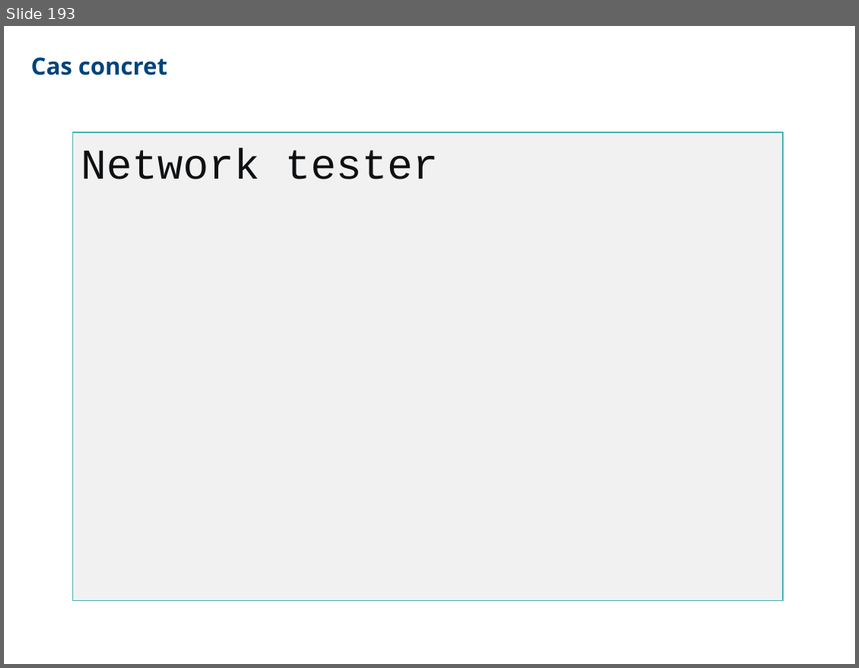
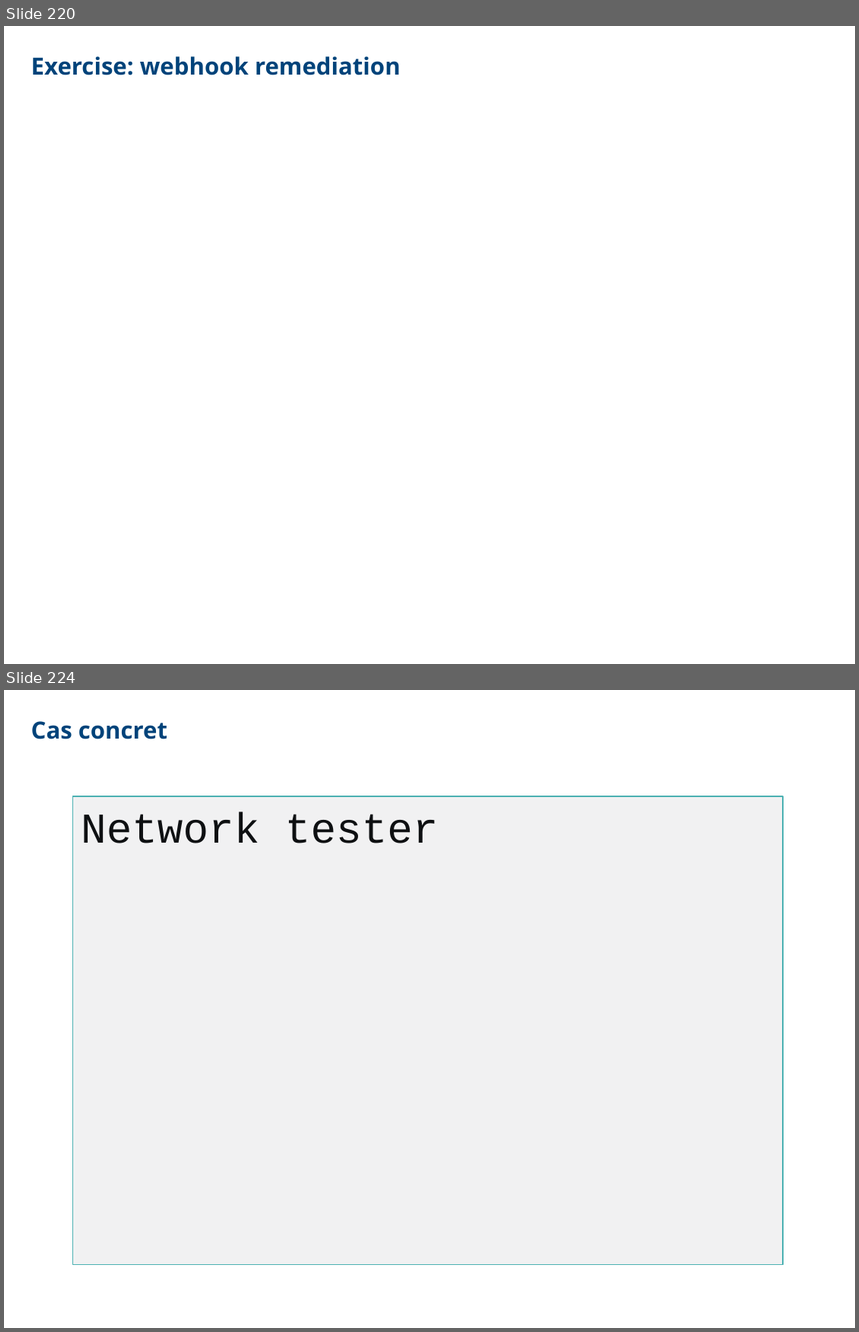
Before and after one commit to CCoupel/ansible-training, a slide deck: Ansible Training.pptx. Shown one above the other, each under a label of ours: slide 193 before the commit, slides 220 and 224 after it; the slides between them are not shown. The pictures are 859x668 and 859x1332 pixels, drawn with LibreOffice and Linux fonts; fonts in the diff are those of the drawing. Boxes give left, top, right and bottom in pixels: in the first picture for what was removed or moved away, otherwise in the second. Text is boxed around its words. In the diff, an @@ line names an element or a change of style, - is before the commit and + after.

```diff
--- a/Ansible Training.pptx
+++ b/Ansible Training.pptx
@@ slide 220 added at (4,26,855,664), background #FFFFFF @@
@@ free added at (31,52,534,85), 20 pt, text #00437A, bold @@
+Exercise: webhook remediation
@@ what was slide 193 is now slide 224 @@
```
Also in this commit, not shown: 30 other slides added, 9 other files.
